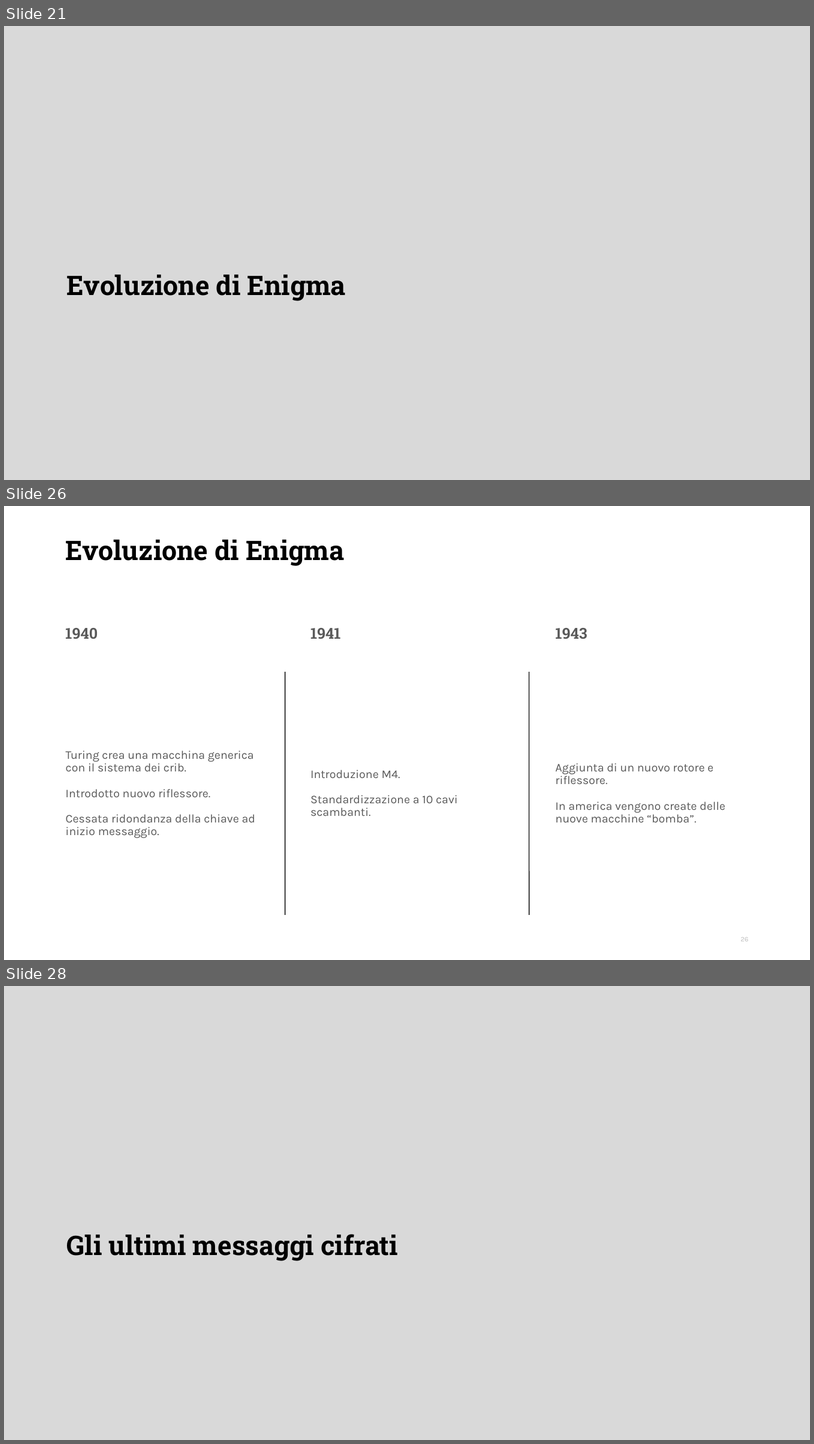
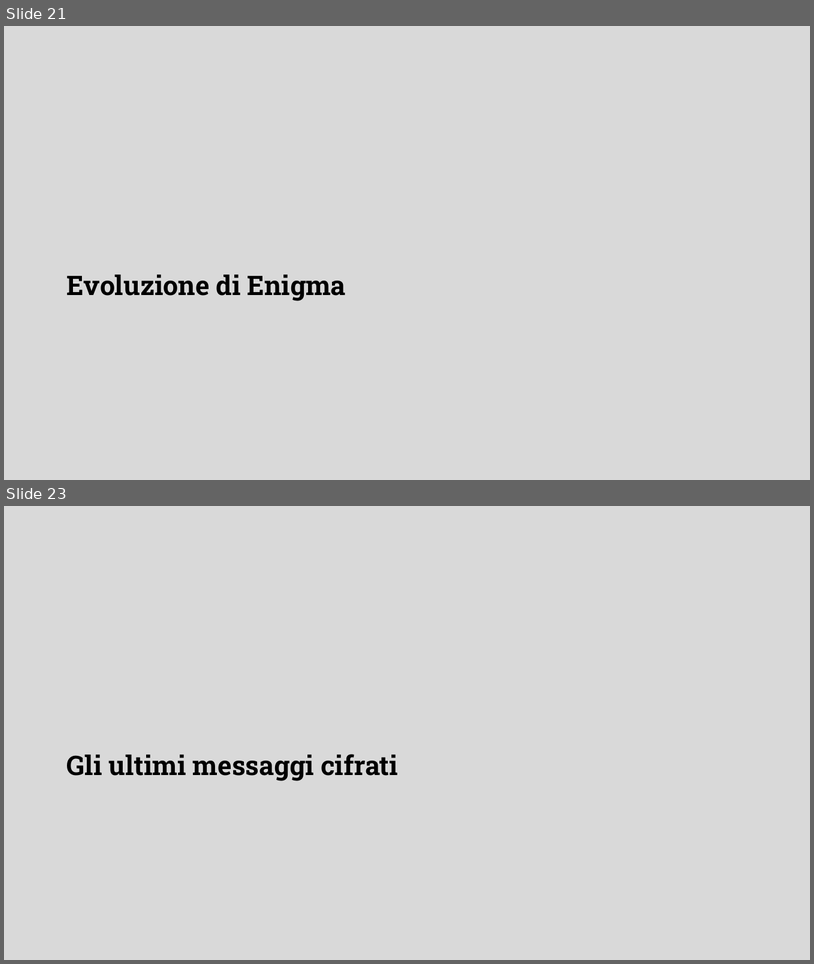
Before and after one commit to DanieleFerretti03/tesi-enigma, a slide deck: presentazione.odp. Shown one above the other, each under a label of ours: slides 21, 26 and 28 before the commit, slides 21 and 23 after it; the slides between them are not shown. The pictures are 814x1444 and 814x964 pixels, drawn with LibreOffice and Linux fonts; fonts in the diff are those of the drawing; background and template pictures are left out. Boxes give left, top, right and bottom in pixels: in the first picture for what was removed or moved away, otherwise in the second. Text is boxed around its words. In the diff, an @@ line names an element or a change of style, - is before the commit and + after.

Commit message:
Sostituzione slide Evoluzione di Enigma

```diff
--- a/presentazione.odp
+++ b/presentazione.odp
@@ slide 26 removed at bbox=[4, 506, 810, 960], background #FFFFFF @@
@@ title removed at bbox=[66, 540, 345, 566] @@
-Evoluzione di Enigma
@@ text removed at bbox=[65, 628, 98, 639] @@
-1940
@@ text removed at bbox=[311, 628, 341, 639] @@
-1941
@@ text removed at bbox=[555, 628, 587, 639] @@
-1943
@@ line removed from (285, 672) to (285, 915) @@
@@ line removed from (530, 672) to (530, 915) @@
@@ text removed at bbox=[66, 750, 255, 838] @@
-Turing crea una macchina generica con il sistema dei crib.
-Introdotto nuovo riflessore.
-Cessata ridondanza della chiave ad inizio messaggio.
@@ text removed at bbox=[311, 769, 458, 816] @@
-Introduzione M4.
-Standardizzazione a 10 cavi scambanti.
@@ text removed at bbox=[555, 763, 726, 822] @@
-Aggiunta di un nuovo rotore e riflessore.
-In america vengono create delle nuove macchine “bomba”.
@@ page number removed at bbox=[741, 937, 749, 941] @@
-26
@@ what was slide 28 is now slide 23 @@
```
Also in this commit, not shown: 1 slide added, 5 other slides removed, 1 other file.
